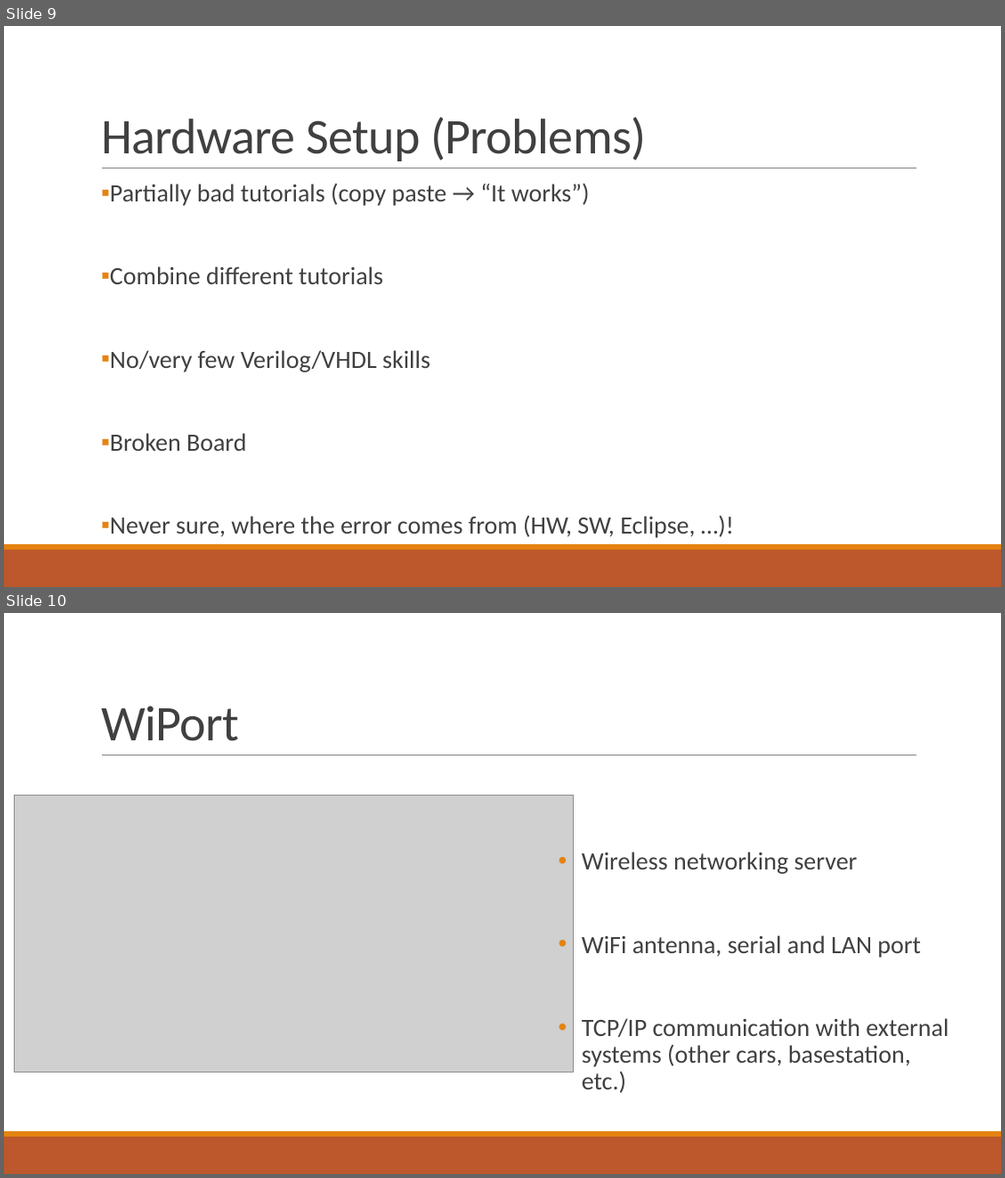
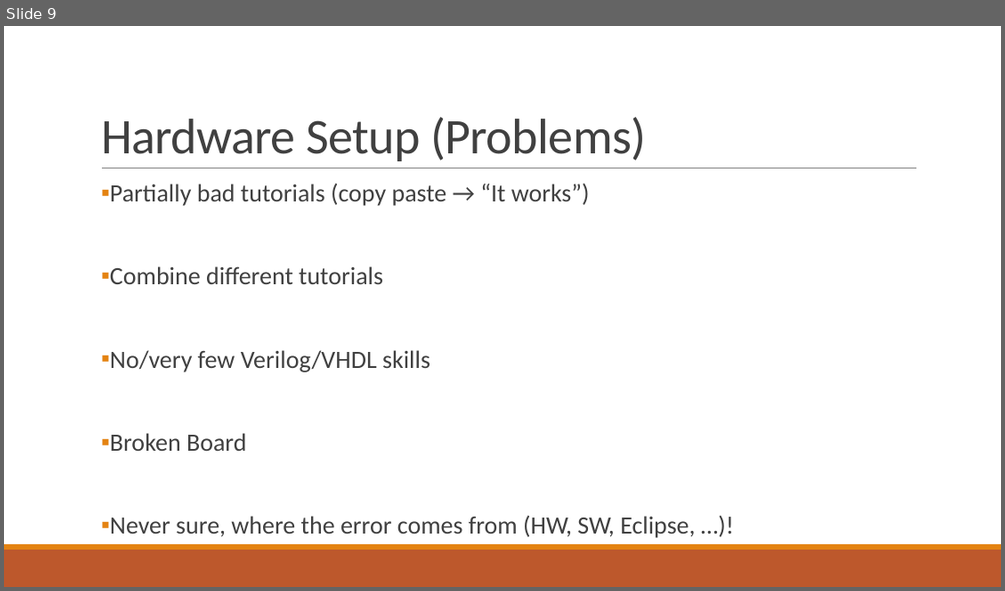
Before and after one commit to fjanssen/Car2X, a slide deck: doc/FinalPresentation.pptx. Shown one above the other, each under a label of ours: slides 9 and 10 before the commit, slide 9 after it. The pictures are 1005x1178 and 1005x591 pixels, drawn with LibreOffice and Linux fonts; fonts in the diff are those of the drawing; grey boxes stand for pictures. Boxes give left, top, right and bottom in pixels: in the first picture for what was removed or moved away, otherwise in the second. Text is boxed around its words. In the diff, an @@ line names an element or a change of style, - is before the commit and + after.

```diff
--- a/doc/FinalPresentation.pptx
+++ b/doc/FinalPresentation.pptx
@@ slide 10 removed at <box>4,613,1001,1174</box>, background #FFFFFF; not listed: 3 template elements that a slide beside it also shows @@
@@ title removed at <box>101,706,239,741</box> @@
-WiPort
@@ picture removed at <box>15,795,574,1072</box> @@
@@ text removed at <box>582,852,948,1093</box> @@
-• Wireless networking server
-• WiFi antenna, serial and LAN port
-• TCP/IP communication with external systems (other cars, basestation, etc.)
```
Also in this commit, not shown: 5 slides changed, 6 slides added, 2 other slides removed.
